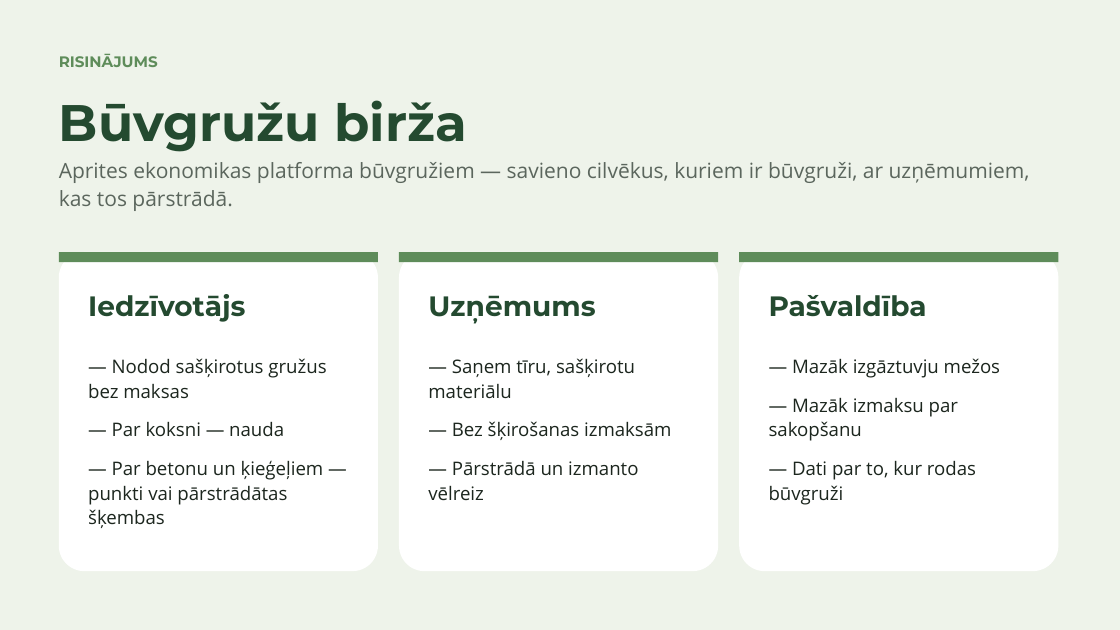
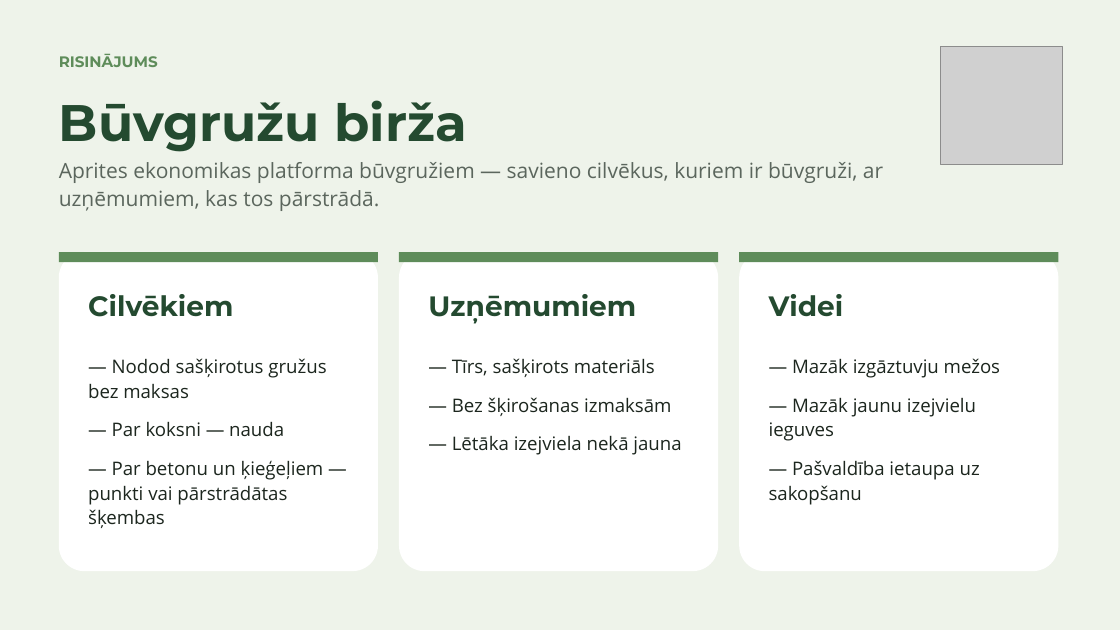
Before and after one commit to cimagustavs/Projekti_majaslapas, a slide deck: slide 2 of hakatons/buvgruzu-birza.pptx. Drawn at 1120x630 pixels with LibreOffice and Linux fonts; fonts in the diff are those of the drawing; grey boxes stand for pictures. Boxes give left, top, right and bottom in pixels: in the first picture for what was removed or moved away, otherwise in the second. Text is boxed around its words. In the diff, an @@ line names an element or a change of style, - is before the commit and + after.

```diff
--- a/hakatons/buvgruzu-birza.pptx
+++ b/hakatons/buvgruzu-birza.pptx
@@ picture added at box(941, 46, 1063, 165) @@
@@ text "Aprites ekonomikas platforma būvgružiem — ..." rewrapped from box(59, 162, 1030, 211) to box(59, 162, 883, 211) @@
@@ text at box(88, 294, 233, 317): text changed @@
-Iedzīvotājs
+Cilvēkiem
@@ text at box(428, 294, 636, 324): text changed @@
-Uzņēmums
+Uzņēmumiem
@@ text at box(769, 294, 844, 317): text changed @@
-Pašvaldība
+Videi
@@ text at box(452, 358, 655, 377): text changed @@
-— Saņem tīru, sašķirotu materiālu
+— Tīrs, sašķirots materiāls
@@ text at box(769, 398, 980, 505): text changed @@
-— Mazāk izmaksu par sakopšanu
-— Dati par to, kur rodas būvgruži
+— Mazāk jaunu izejvielu ieguves
+— Pašvaldība ietaupa uz sakopšanu
@@ text at box(452, 436, 681, 455): text changed @@
-— Pārstrādā un izmanto vēlreiz
+— Lētāka izejviela nekā jauna
```
Also in this commit, not shown: 1 other slide changed, 1 slide added, 1 slide removed, 4 other files.
